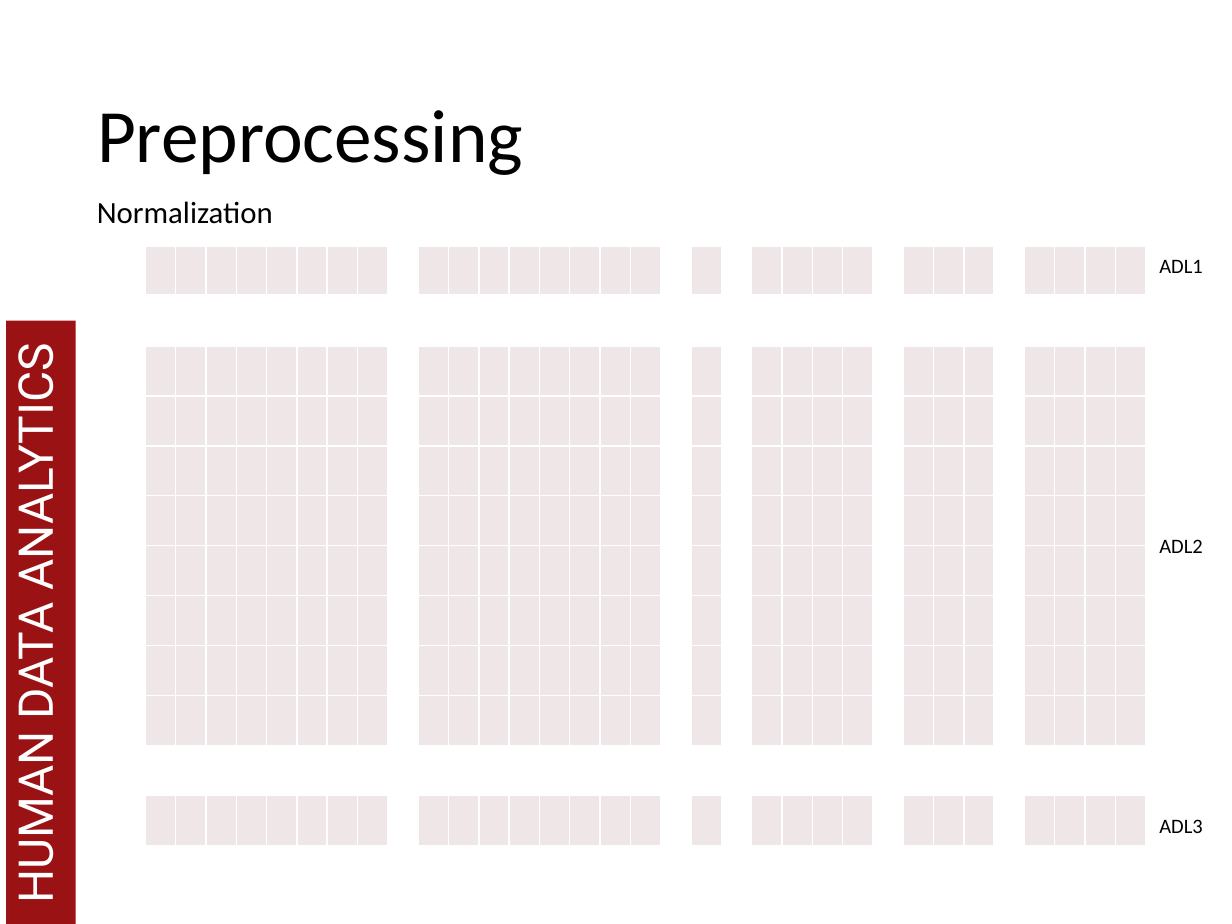
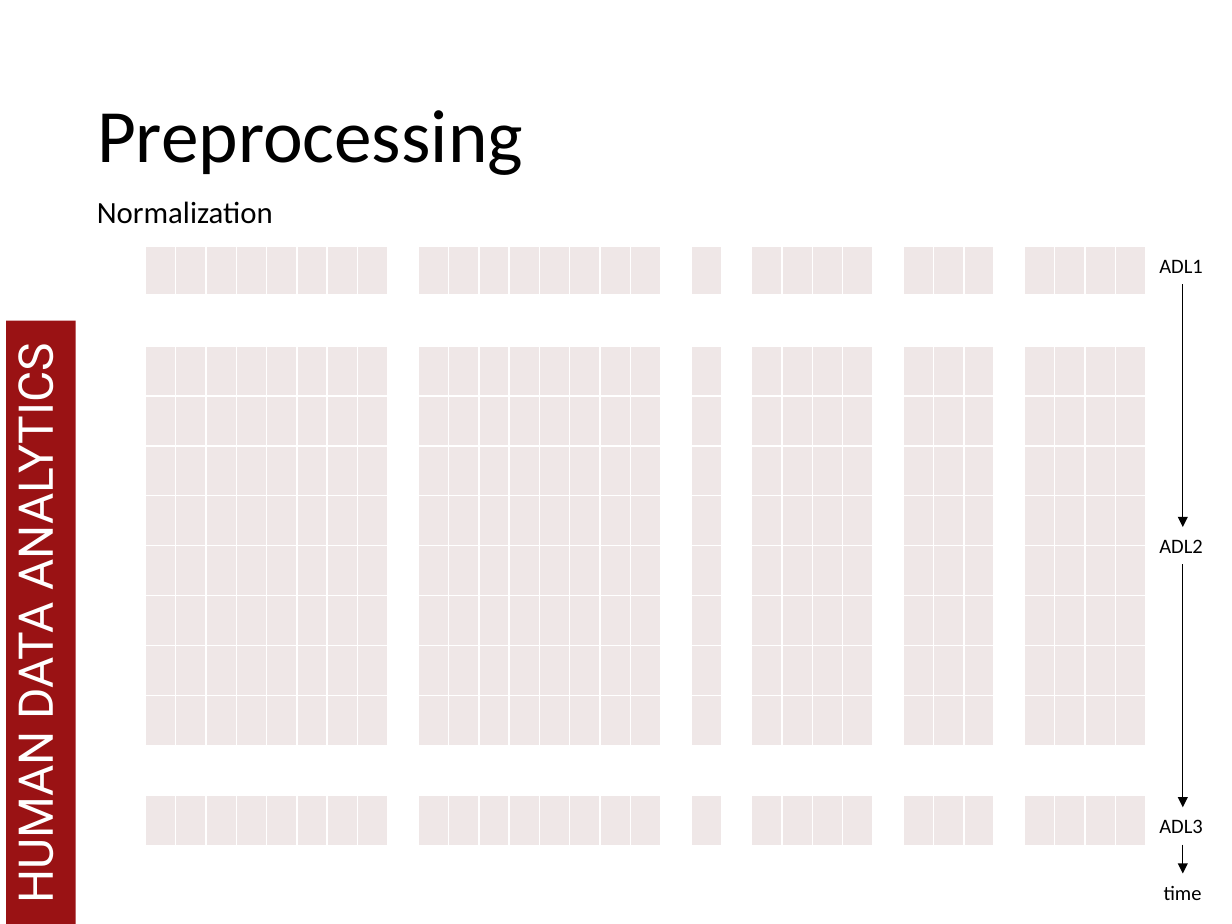
Before and after one commit to MatteoDrago/hda-project, a slide deck: slide 15 of presentation/HDA 2018.pptx. Drawn at 1232x924 pixels with LibreOffice and Linux fonts; fonts in the diff are those of the drawing; background and template pictures are left out. Boxes give left, top, right and bottom in pixels: in the first picture for what was removed or moved away, otherwise in the second. Text is boxed around its words. In the diff, an @@ line names an element or a change of style, - is before the commit and + after.

```diff
--- a/presentation/HDA 2018.pptx
+++ b/presentation/HDA 2018.pptx
@@ arrow added from (1183, 285) to (1183, 527), #000000 0.5 pt @@
@@ arrow added from (1183, 564) to (1183, 807), #000000 0.5 pt @@
@@ arrow added from (1183, 845) to (1183, 873), #000000 0.5 pt @@
@@ text added at (1164, 886, 1202, 900), 12 pt, text #000000 @@
+time
```
Also in this commit, not shown: 9 other slides changed, 1 other file.
